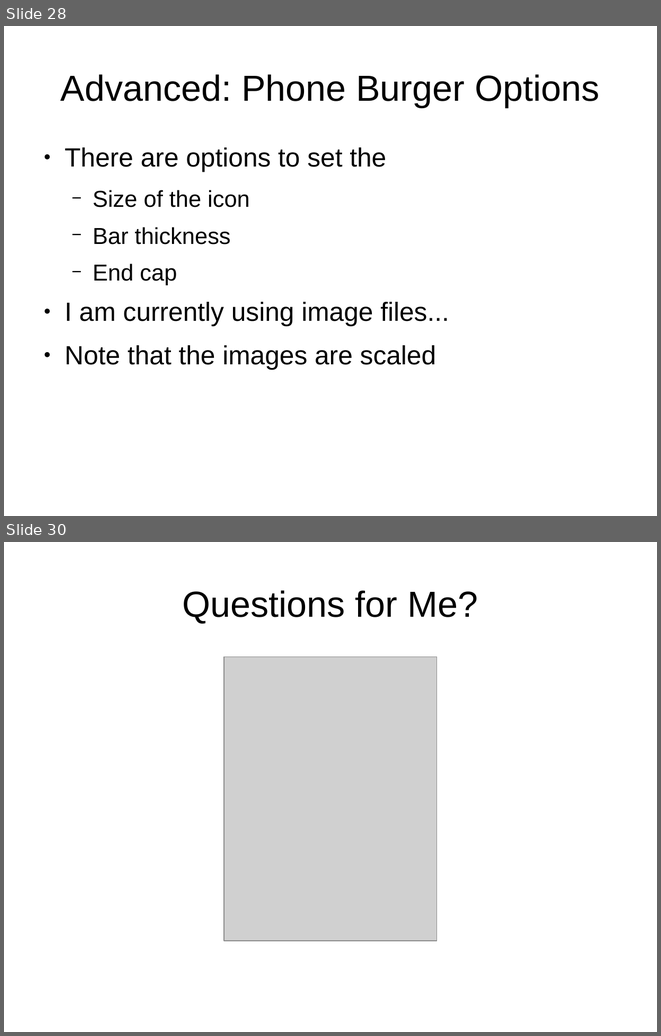
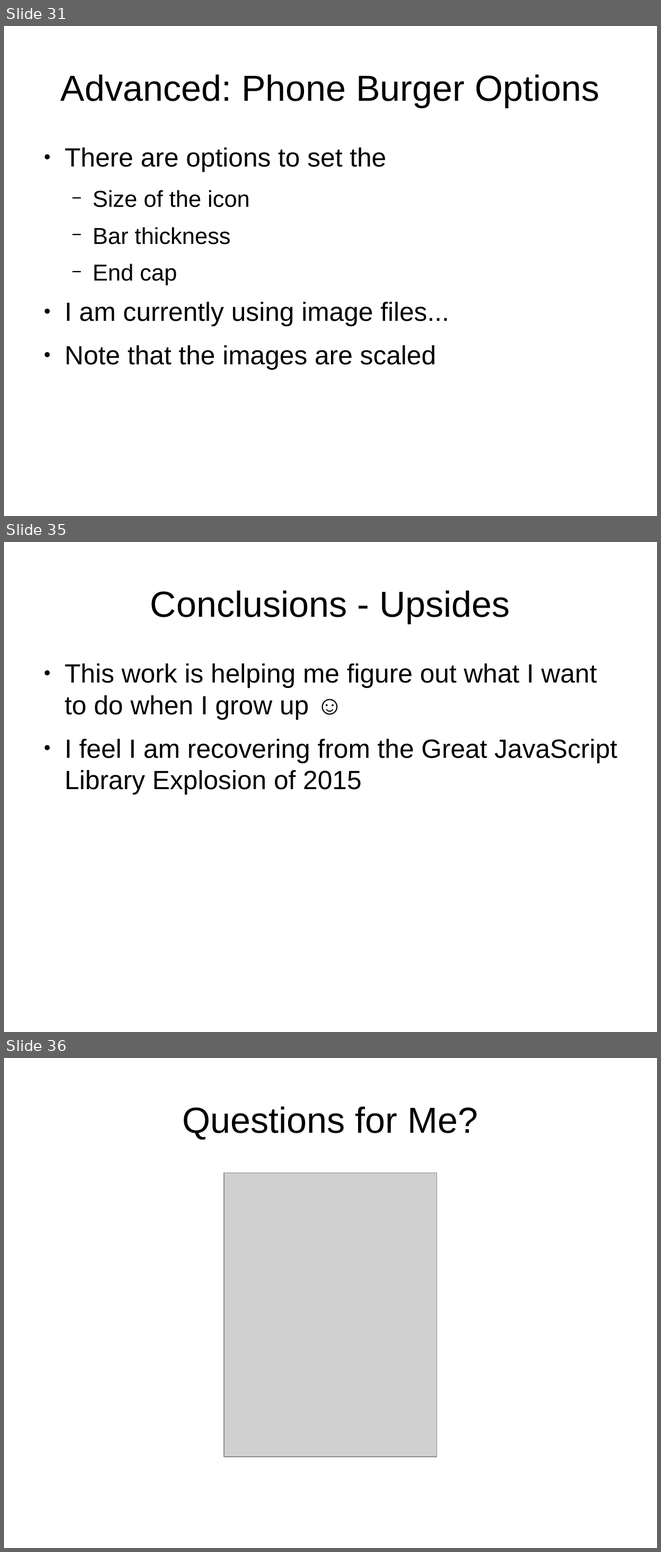
Before and after one commit to tomwhartung/jmws_accoutrements, a slide deck: presentations/2015_09-Joomla/Device_Detection-In_Protostar_and_Beez3.odp. Shown one above the other, each under a label of ours: slides 28 and 30 before the commit, slides 31, 35 and 36 after it; the slides between them are not shown. The pictures are 661x1036 and 661x1552 pixels, drawn with LibreOffice and Linux fonts; fonts in the diff are those of the drawing; grey boxes stand for pictures. Boxes give left, top, right and bottom in pixels: in the first picture for what was removed or moved away, otherwise in the second. Text is boxed around its words. In the diff, an @@ line names an element or a change of style, - is before the commit and + after.

```diff
--- a/presentations/2015_09-Joomla/Device_Detection-In_Protostar_and_Beez3.odp
+++ b/presentations/2015_09-Joomla/Device_Detection-In_Protostar_and_Beez3.odp
@@ slide 35 added at [4, 542, 657, 1032], background #FFFFFF @@
@@ title added at [150, 590, 510, 623], 44 pt, text #000000 @@
+Conclusions - Upsides
@@ text added at [64, 663, 617, 794], 32 pt, text #000000 @@
+● This work is helping me figure out what I want to do when I grow up ☺
+● I feel I am recovering from the Great JavaScript Library Explosion of 2015
@@ what was slide 28 is now slide 31 @@
@@ what was slide 30 is now slide 36 @@
```
Also in this commit, not shown: 1 slide changed, 5 other slides added, 1 other file.
